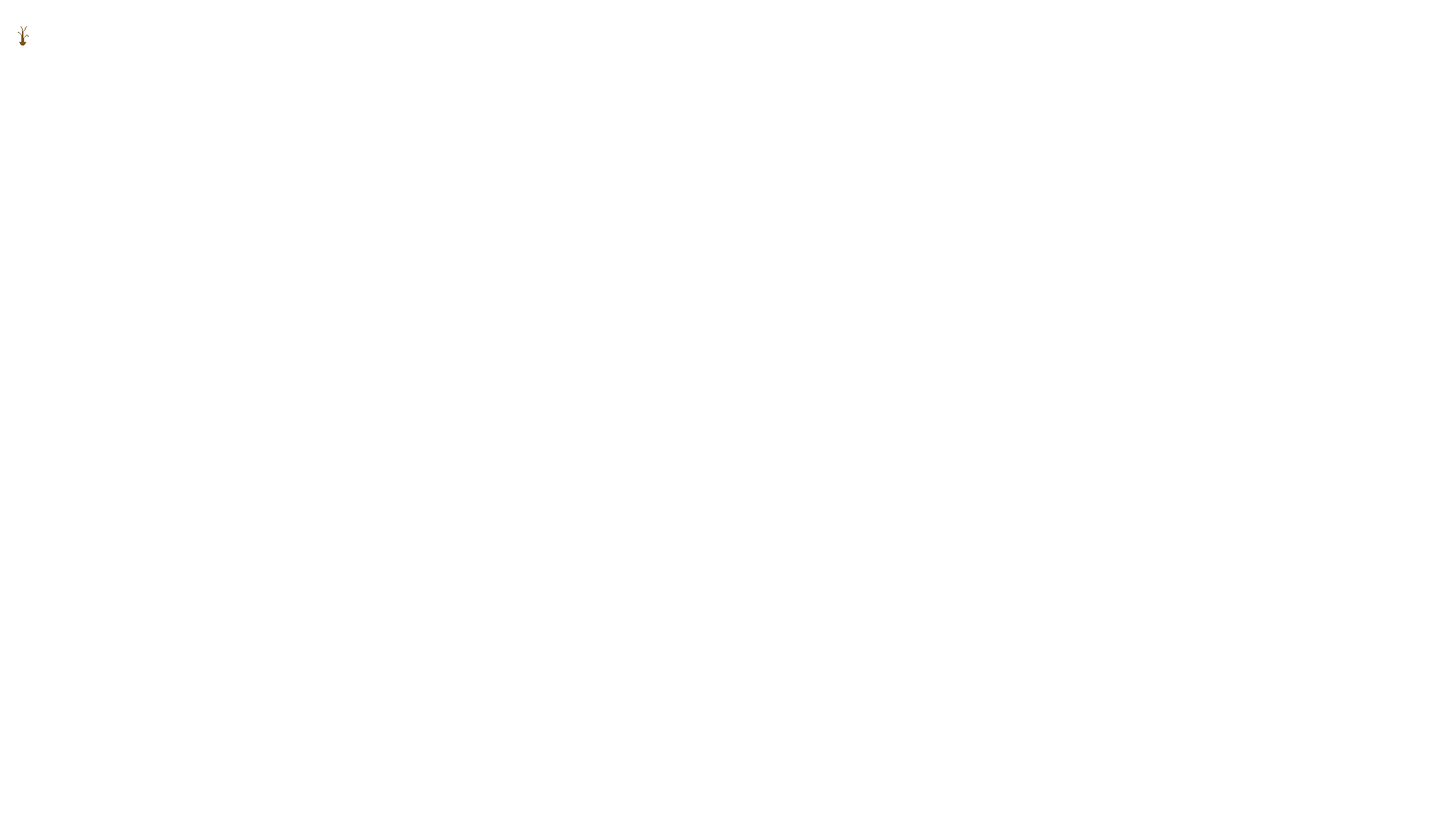
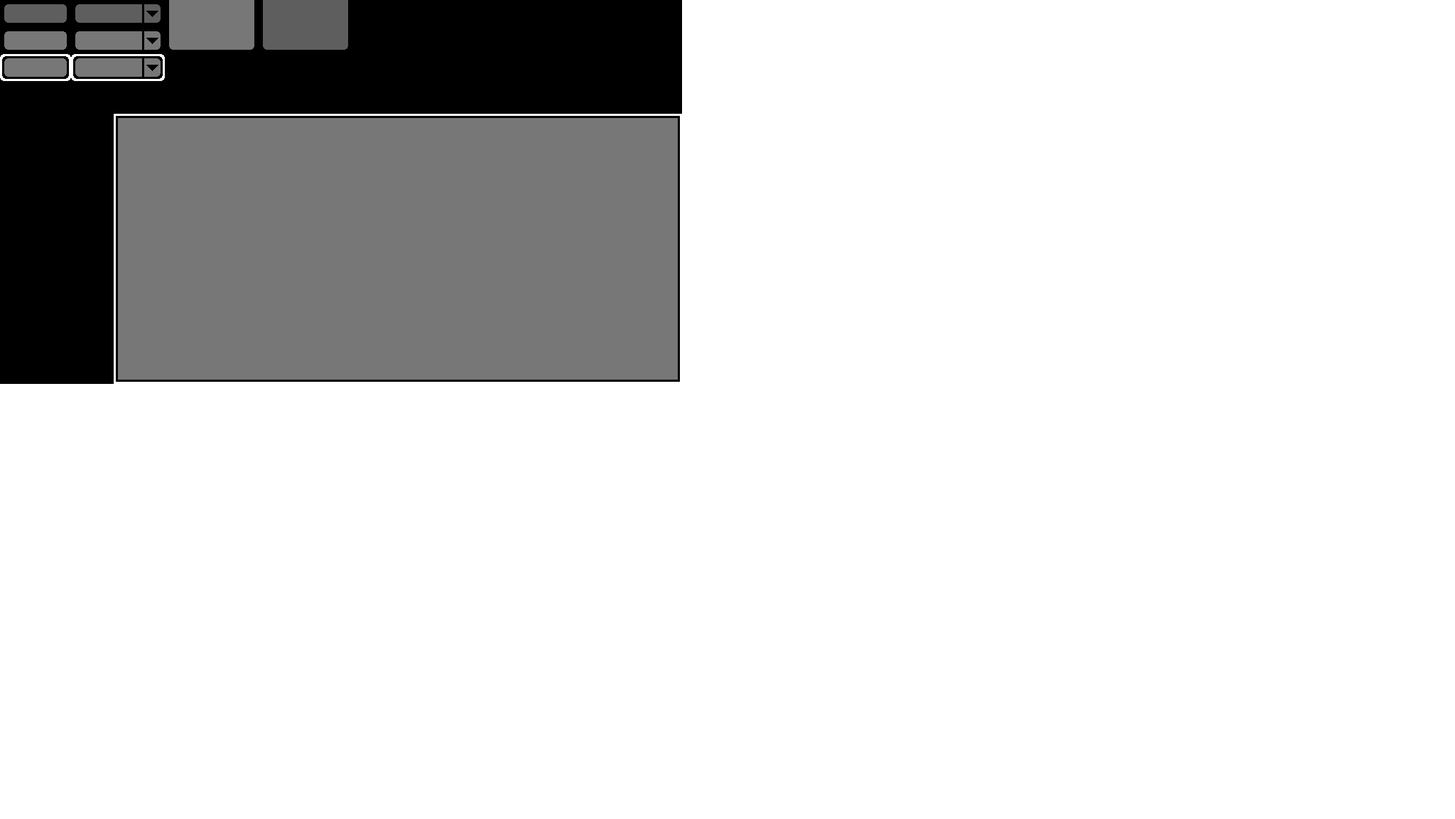
The second w=1455, h=819 image is a revision of the first. Changes to its layers:
hid "obstacles" over [17, 26, 29, 46]
showed "UI2", painted on it over [0, 0, 683, 384]
showed "screen" over [0, 0, 683, 384]
